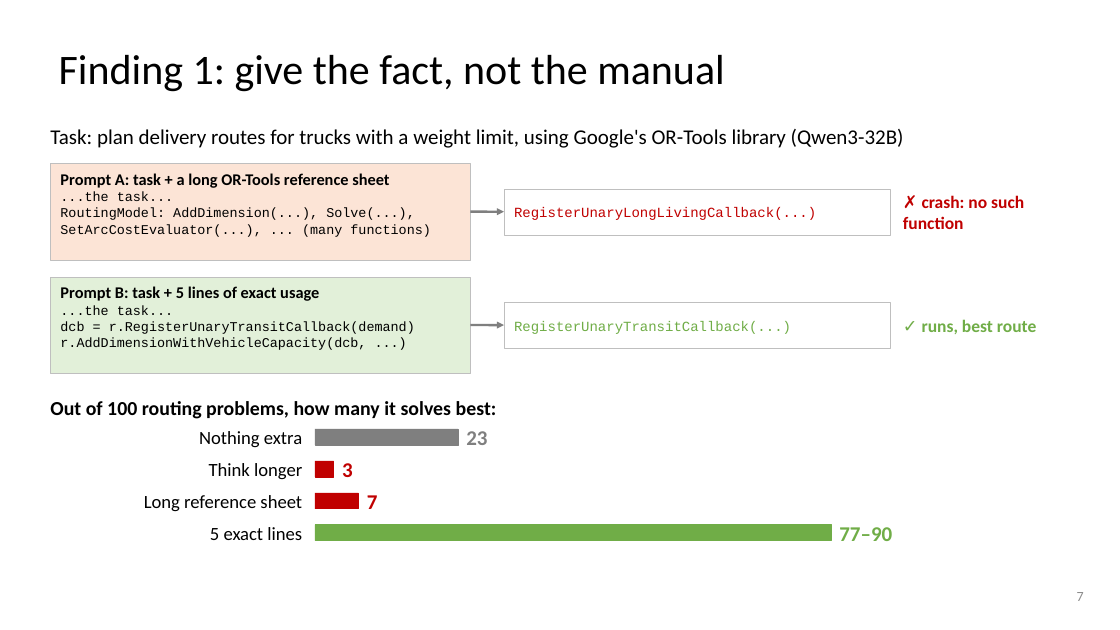
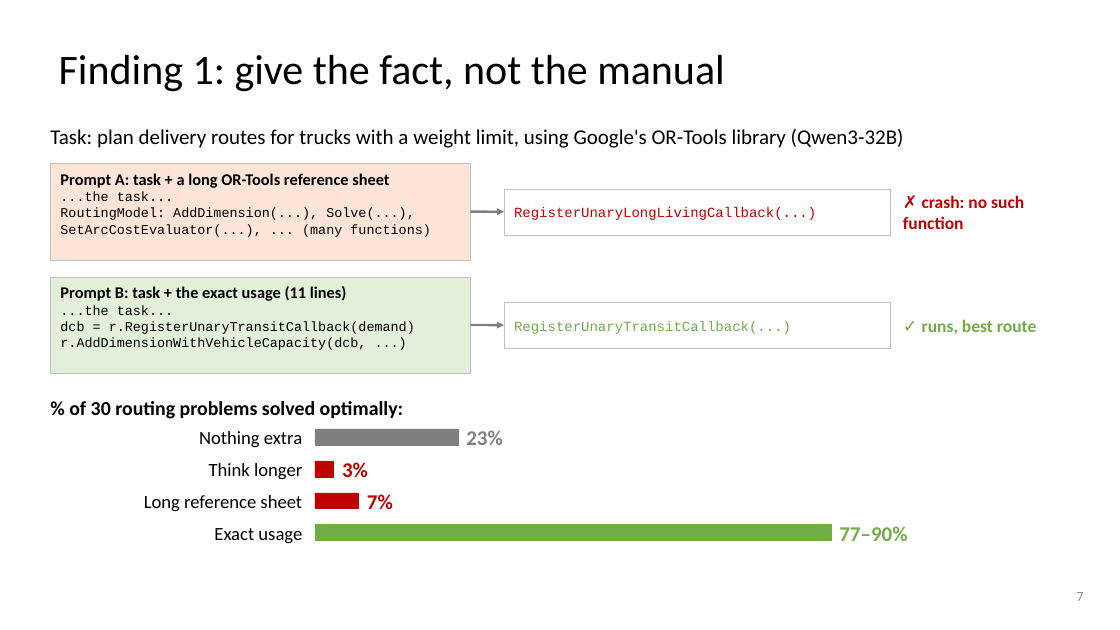
Before and after one commit to dlwns147/CSED490E_Project_Team5, a slide deck: slide 7 of PROPOSAL_slides_full.pptx. Drawn at 1120x630 pixels with LibreOffice and Linux fonts; fonts in the diff are those of the drawing. Boxes give left, top, right and bottom in pixels: in the first picture for what was removed or moved away, otherwise in the second. Text is boxed around its words. In the diff, an @@ line names an element or a change of style, - is before the commit and + after.

```diff
--- a/PROPOSAL_slides_full.pptx
+++ b/PROPOSAL_slides_full.pptx
@@ text at box(60, 286, 347, 301): text changed @@
-Prompt B: task + 5 lines of exact usage
+Prompt B: task + the exact usage (11 lines)
@@ text at box(69, 401, 403, 419): text changed @@
-Out of 100 routing problems, how many it solves best:
+% of 30 routing problems solved optimally:
@@ text at box(466, 430, 503, 445): text changed @@
-23
+23%
@@ text at box(342, 462, 368, 477): text changed @@
-3
+3%
@@ text at box(367, 494, 393, 509): text changed @@
-7
+7%
@@ text at box(214, 528, 302, 544): text changed @@
-5 exact lines
+Exact usage
@@ text at box(839, 526, 907, 541): text changed @@
-77–90
+77–90%
```
Also in this commit, not shown: 3 other slides changed, 10 other files.
